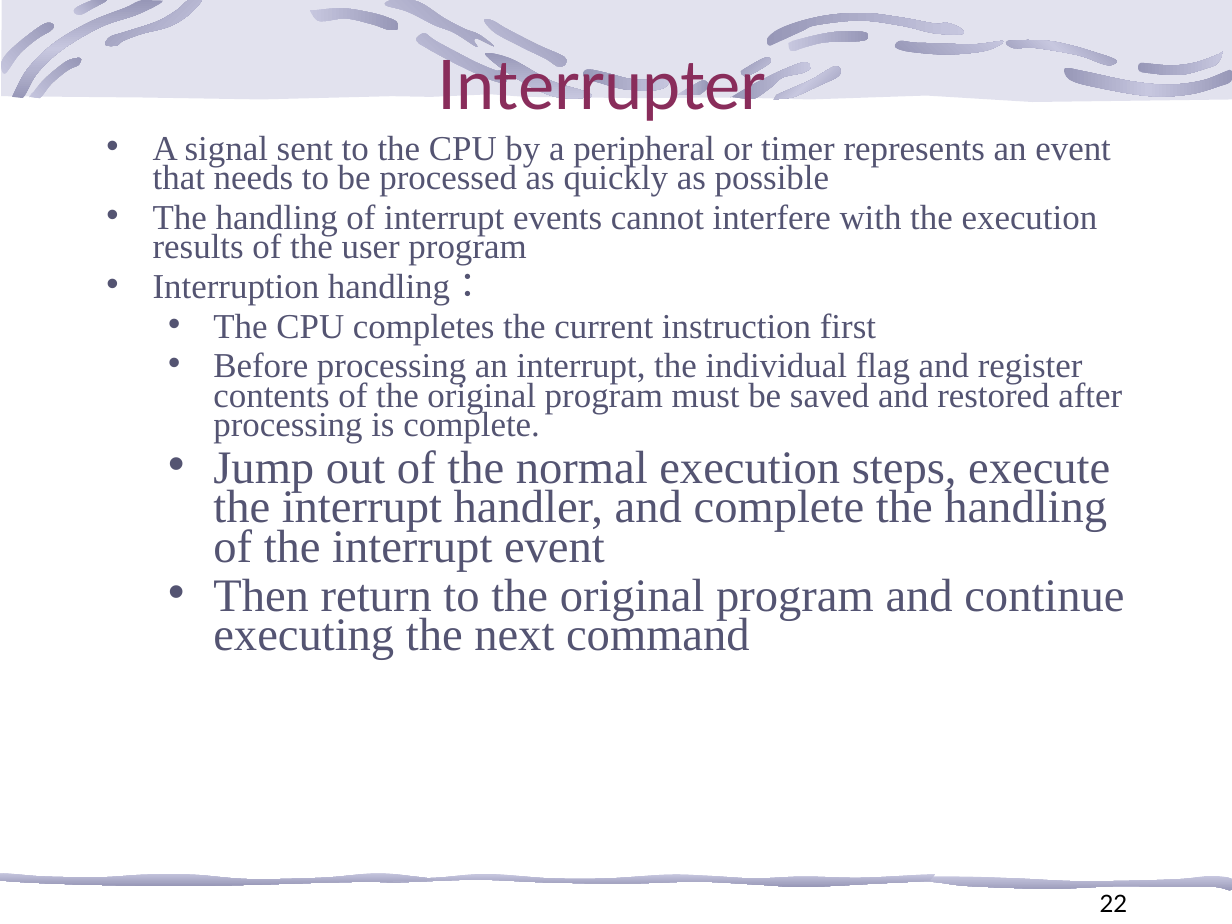
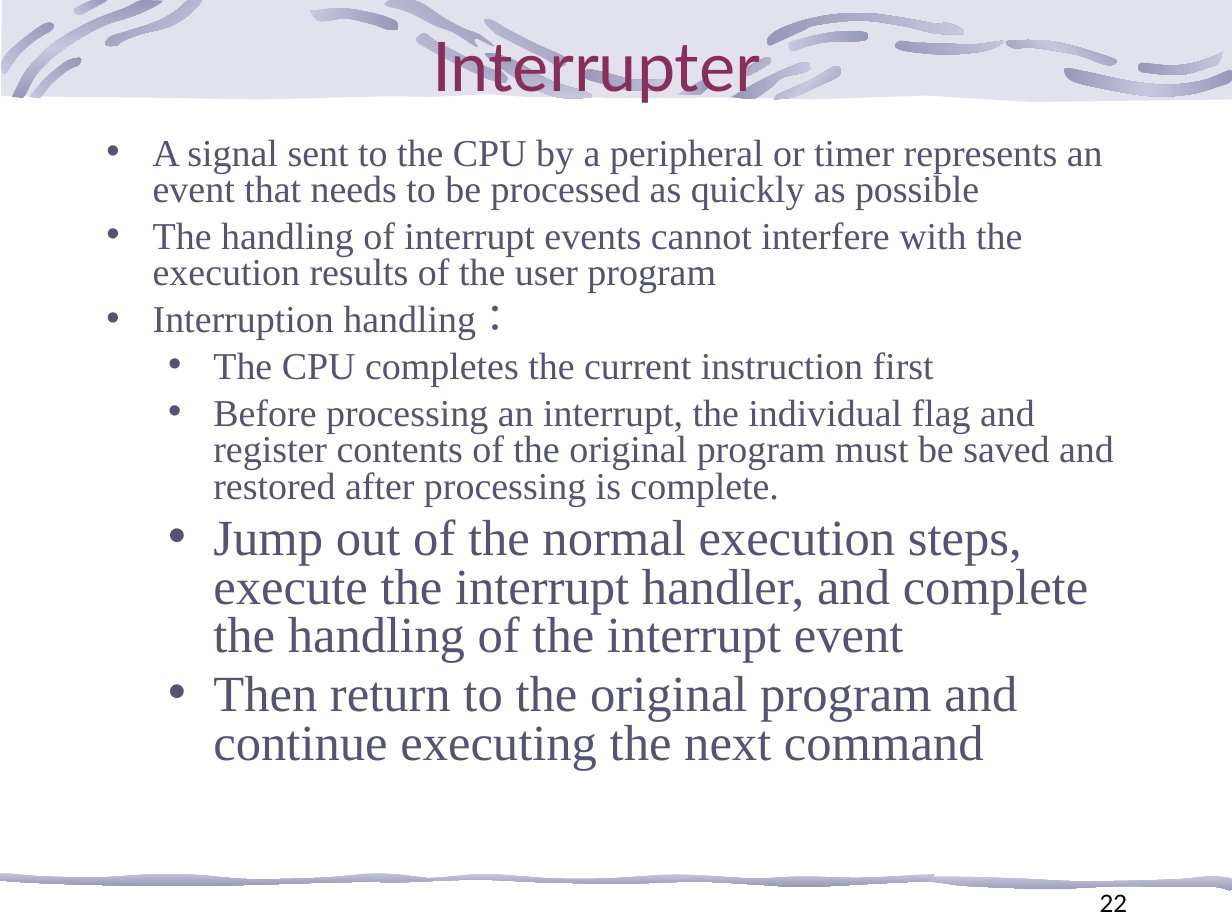
Before and after one commit to kevincdj3269-hash/Operating_System-, a slide deck: slide 22 of Course PPT/CH 1/Chapter 1 Introduction to Operating Systems.pptx.ppt. Drawn at 1232x924 pixels with LibreOffice and Linux fonts; fonts in the diff are those of the drawing; background and template pictures are left out. Boxes give left, top, right and bottom in pixels: in the first picture for what was removed or moved away, otherwise in the second. Text is boxed around its words. In the diff, an @@ line names an element or a change of style, - is before the commit and + after.

```diff
--- a/Course PPT/CH 1/Chapter 1 Introduction to Operating Systems.pptx.ppt
+++ b/Course PPT/CH 1/Chapter 1 Introduction to Operating Systems.pptx.ppt
@@ title "Interrupter": place and size @@
-title "Interrupter" at <box>438,50,766,121</box>
+title "Interrupter" at <box>432,32,760,103</box>
@@ text "A signal sent to the ..." at <box>153,139,1114,770</box>: size 20.4 to 22.2 pt in "A signal sent to the CPU by ...", "The handling of interrupt events cannot interfere ...", "Interruption handling：", "The CPU completes the current instruction first" and 1 more places; size 27.2 to 29.6 pt in "Jump out of the normal execution steps, ...", "Then return to the original program and ..."; line spacing 0.7 to 0.8 @@
```
Also in this commit, not shown: 17 other slides changed.
